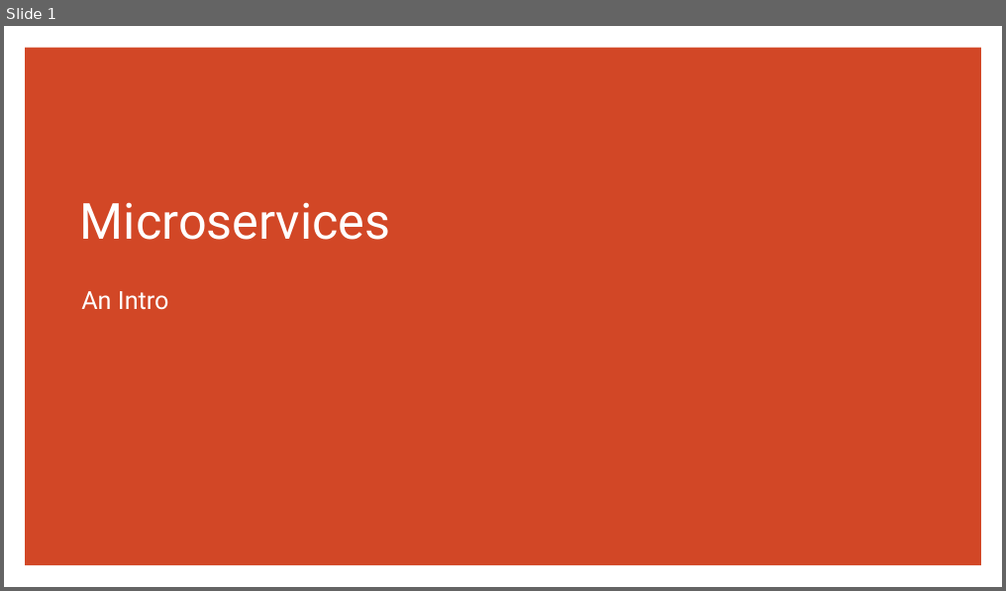
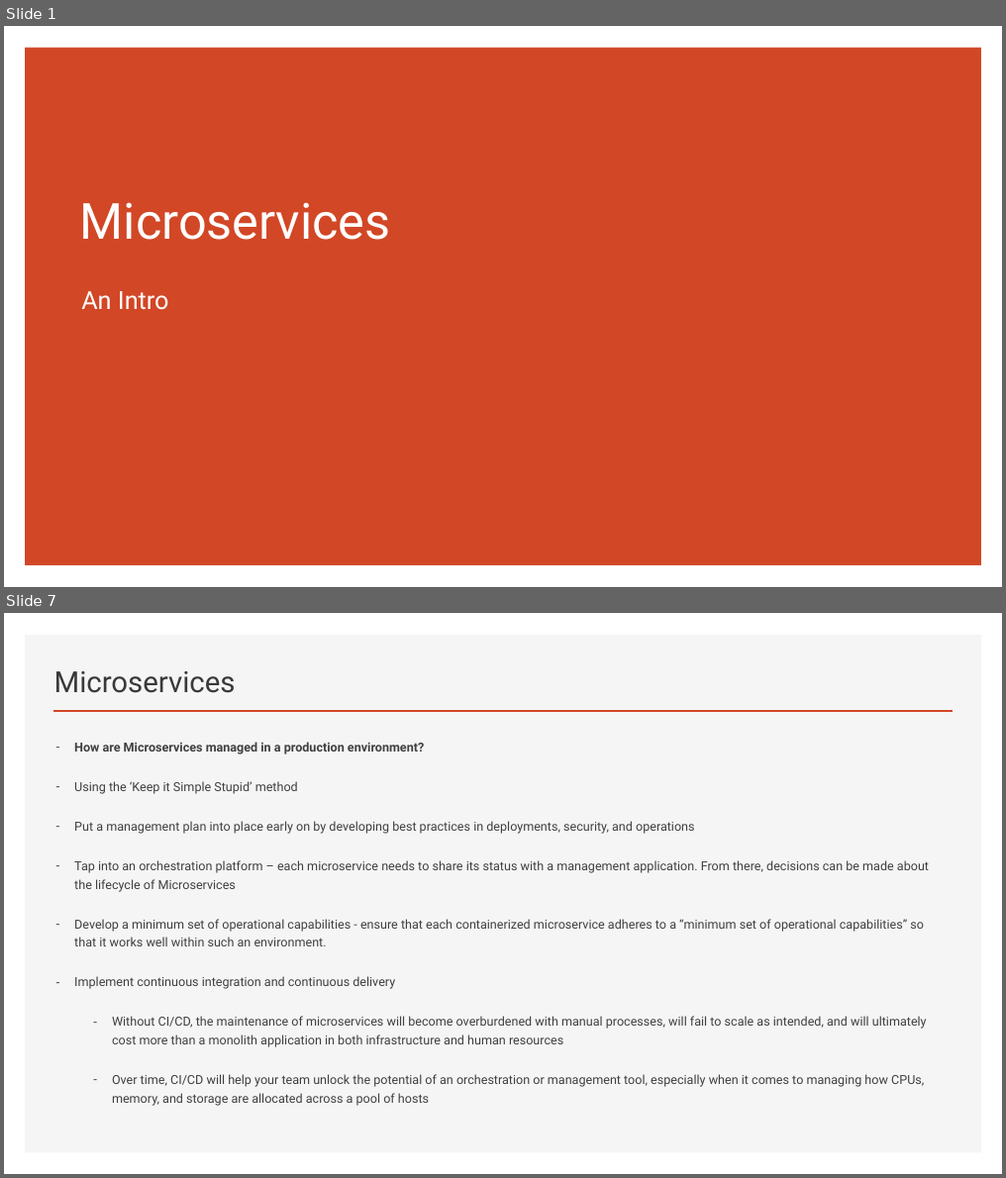
Before and after one commit to erniephillips/erniephillips.github.io, a slide deck: restful-api-presentations/phillips-presentation-week-8.pptx. Shown one above the other, each under a label of ours: slide 1 before the commit, slides 1 and 7 after it; the slides between them are not shown. The pictures are 1006x591 and 1006x1178 pixels, drawn with LibreOffice and Linux fonts; fonts in the diff are those of the drawing. Boxes give left, top, right and bottom in pixels: in the first picture for what was removed or moved away, otherwise in the second. Text is boxed around its words. In the diff, an @@ line names an element or a change of style, - is before the commit and + after.

```diff
--- a/restful-api-presentations/phillips-presentation-week-8.pptx
+++ b/restful-api-presentations/phillips-presentation-week-8.pptx
@@ slide 7 added at [4,613,1002,1174], background #FFFFFF @@
@@ rectangle added at [25,635,982,1154], fill #F5F5F5 @@
@@ title added at [54,671,236,693], 28 pt, text #3B3838 @@
+Microservices
@@ line added from (54, 711) to (952, 711), #D24726 2 pt @@
@@ text added at [74,742,929,1106], 12 pt, text #404040 @@
+– How are Microservices managed in a production environment?
+– Using the ‘Keep it Simple Stupid’ method
+– Put a management plan into place early on by developing best practices in deployments, security, and operations
+– Tap into an orchestration platform – each microservice needs to share its status with a management application. From there, decisions can be made about the lifecycle of Microservices
+– Develop a minimum set of operational capabilities - ensure that each containerized microservice adheres to a “minimum set of operational capabilities” so that it works well within such an environment.
+– Implement continuous integration and continuous delivery
+  – Without CI/CD, the maintenance of microservices will become overburdened with manual processes, will fail to scale as intended, and will ultimately cost more than a monolith application in both infrastructure and human resources
+  – Over time, CI/CD will help your team unlock the potential of an orchestration or management tool, especially when it comes to managing how CPUs, memory, and storage are allocated across a pool of hosts
```
Also in this commit, not shown: 7 slides changed, 1 other slide added, 2 slides removed, 2 other files.
